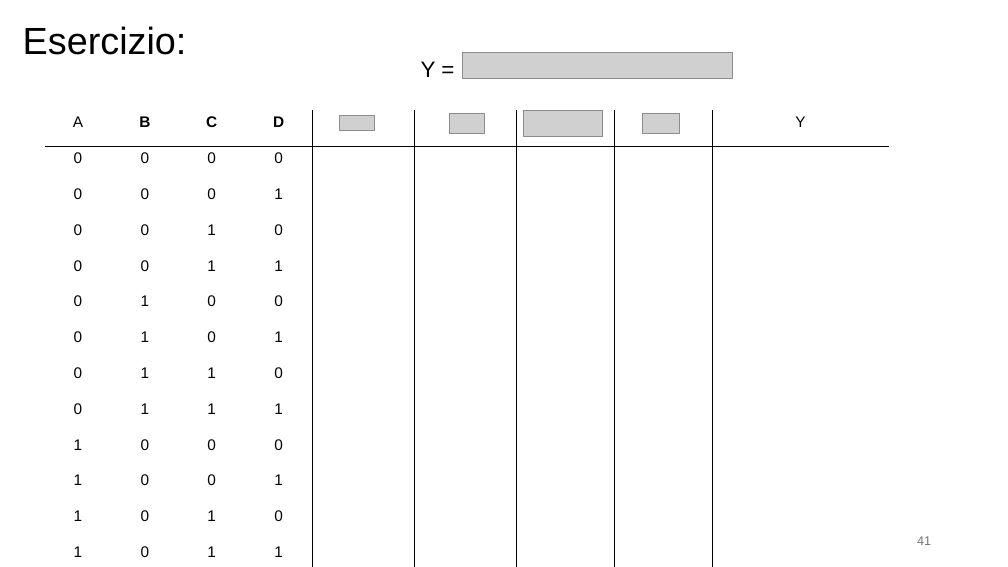
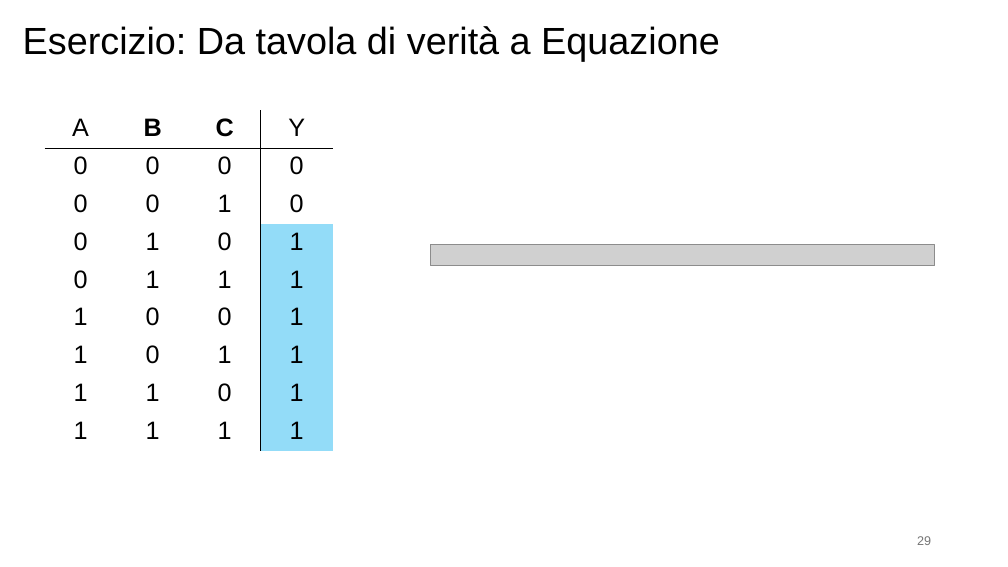
Before and after one commit to alesandu/Uni, a slide deck: slide 29 of Magistrale/Tutoraggio/IO/slide2.pptx (slide 41 before the commit). Drawn at 1008x567 pixels with LibreOffice and Linux fonts; fonts in the diff are those of the drawing; grey boxes stand for pictures. Boxes give left, top, right and bottom in pixels: in the first picture for what was removed or moved away, otherwise in the second. Text is boxed around its words. In the diff, an @@ line names an element or a change of style, - is before the commit and + after.

```diff
--- a/Magistrale/Tutoraggio/IO/slide2.pptx
+++ b/Magistrale/Tutoraggio/IO/slide2.pptx
@@ text at [23, 26, 720, 61]: text changed @@
-Esercizio:
+Esercizio: Da tavola di verità a Equazione
@@ picture removed at [463, 52, 732, 79] @@
@@ text removed at [421, 61, 436, 77] @@
-Y =
@@ table at [44, 110, 331, 443] @@
-A | B | C | D |  |  |  |  | Y
-0 | 0 | 0 | 0 |  |  |  |  | 
-0 | 0 | 0 | 1 |  |  |  |  | 
-0 | 0 | 1 | 0 |  |  |  |  | 
-0 | 0 | 1 | 1 |  |  |  |  | 
-0 | 1 | 0 | 0 |  |  |  |  | 
-0 | 1 | 0 | 1 |  |  |  |  | 
-0 | 1 | 1 | 0 |  |  |  |  | 
-0 | 1 | 1 | 1 |  |  |  |  | 
-1 | 0 | 0 | 0 |  |  |  |  | 
-1 | 0 | 0 | 1 |  |  |  |  | 
-1 | 0 | 1 | 0 |  |  |  |  | 
-1 | 0 | 1 | 1 |  |  |  |  | 
-1 | 1 | 0 | 0 |  |  |  |  | 
-1 | 1 | 0 | 1 |  |  |  |  | 
-1 | 1 | 1 | 0 |  |  |  |  | 
-1 | 1 | 1 | 1 |  |  |  |  | 
+A | B | C | Y
+0 | 0 | 0 | 0
+0 | 0 | 1 | 0
+0 | 1 | 0 | 1
+0 | 1 | 1 | 1
+1 | 0 | 0 | 1
+1 | 0 | 1 | 1
+1 | 1 | 0 | 1
+1 | 1 | 1 | 1
@@ table: place and size @@
-table at [44, 110, 886, 561]
+table at [44, 110, 331, 443]
@@ picture removed at [339, 116, 374, 131] @@
@@ picture removed at [450, 113, 485, 133] @@
@@ picture removed at [524, 110, 603, 136] @@
@@ picture removed at [642, 113, 679, 133] @@
@@ picture added at [430, 245, 934, 266] @@
@@ page number at [917, 536, 931, 545]: text changed @@
-41
+29
```
Also in this commit, not shown: 6 other slides changed, 5 slides added, 18 slides removed, 7 other files.
